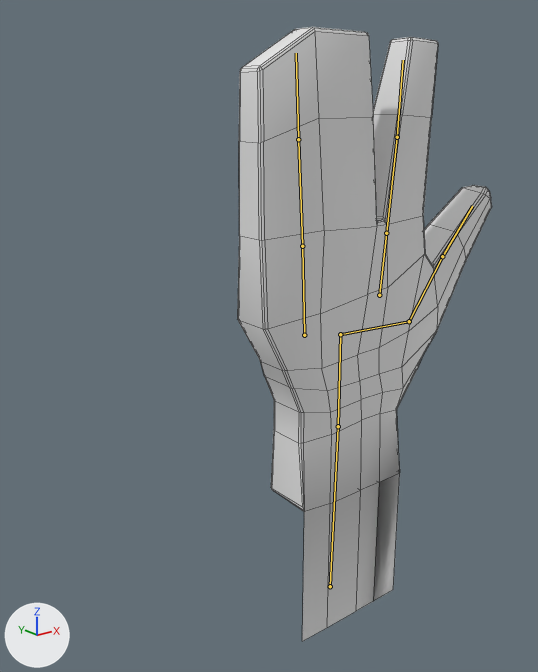
An edit to the Blender file source_mesh/mystic_hand.blend, drawn before and after from the same camera.
One viewpoint serves both versions: a 50 mm lens placed at (-0.04, -0.361, 0.064), pointed at (0.324, 0.095, -0.118). Lighting does not change. The marker at lower left points along +X, +Y and +Z. The bones that bend it are drawn over the model as lines. Mesh edges are drawn as thin lines.

Names of what the first picture shows: 'mystic_hand'.
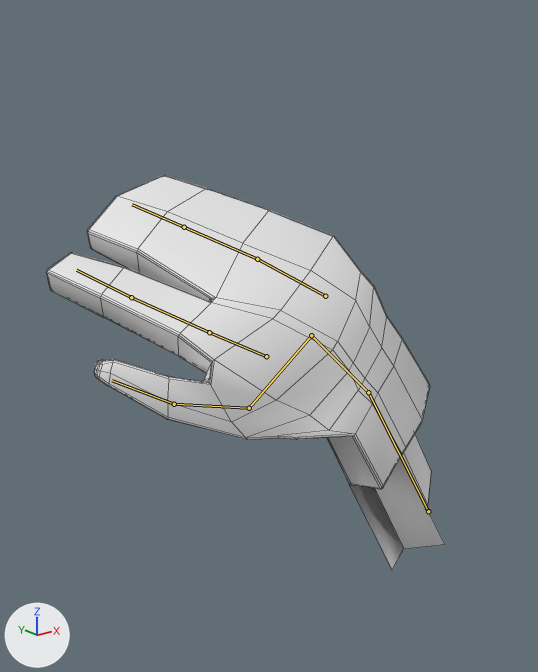
The newer file adds an action. The first version stands in its rest pose; the second is drawn at frame 1 of the action 'arte_0'.

What differs and where, as boxes (x1, y1, x2, y2) in the pictures (538 x 672 px):
```json
{"object": "mystic_hand", "change": "posed", "before": [237, 27, 492, 641], "after": [46, 175, 445, 570], "on screen": "56% wider, 36% shorter"}
{"bone": "Wrist", "before": "(330, 586) to (338, 426)", "after": "(428, 511) to (368, 392)"}
{"bone": "Palm", "before": "(338, 426) to (340, 334)", "after": "(368, 392) to (311, 335)"}
{"bone": "Fingers", "before": "(304, 335) to (302, 246)", "after": "(325, 296) to (257, 259)"}
{"bone": "Fingers.001", "before": "(302, 246) to (298, 139)", "after": "(257, 259) to (184, 227)"}
{"bone": "Finger", "before": "(379, 295) to (386, 233)", "after": "(266, 356) to (209, 332)"}
{"bone": "Finger.001", "before": "(386, 233) to (397, 137)", "after": "(209, 332) to (131, 297)"}
{"bone": "Palm.001", "before": "(340, 334) to (409, 321)", "after": "(311, 335) to (249, 408)"}
{"bone": "Palm.003", "before": "(442, 256) to (472, 206)", "after": "(174, 404) to (112, 380)"}
```

Scene script edits in JSON lines:
```json
{"block": "bone_wrist", "where": "bone_wrist = bpy.data.objects['Armature.001'].pose.bones['Wrist']  # child of 'Root'"}
{"op": "set", "path": "bone_wrist.location", "old": "(0.0, 0.0, 0.0)", "new": "(0.118, 0.024, -0.001)"}
{"op": "set", "path": "bone_wrist.rotation_quaternion", "old": "(1.0, 0.0, 0.0, 0.0)", "new": "(0.096, 0.23, -0.963, 0.099)", "note": "degrees (0, 0, 0) -> degrees (9, -167, 26)"}
{"block": "bone_palm", "where": "bone_palm = bpy.data.objects['Armature.001'].pose.bones['Palm']  # child of 'Wrist'"}
{"op": "set", "path": "bone_palm.rotation_quaternion", "old": "(1.0, 0.0, 0.0, 0.0)", "new": "(0.989, 0.122, 0.022, -0.081)", "note": "degrees (0, 0, 0) -> degrees (14, 4, -9)"}
{"block": "bone_fingers", "where": "bone_fingers = bpy.data.objects['Armature.001'].pose.bones['Fingers']  # child of 'Palm'"}
{"op": "set", "path": "bone_fingers.location", "old": "(0.0, 0.0, 0.0)", "new": "(0.0, 0.001, -0.003)"}
{"op": "set", "path": "bone_fingers.rotation_quaternion", "old": "(1.0, 0.0, 0.0, 0.0)", "new": "(0.962, 0.273, 0.0, 0.0)", "note": "degrees (0, 0, 0) -> degrees (32, 0, 0)"}
{"block": "bone_fingers_001", "where": "bone_fingers_001 = bpy.data.objects['Armature.001'].pose.bones['Fingers.001']  # child of 'Fingers'"}
{"op": "set", "path": "bone_fingers_001.rotation_quaternion", "old": "(1.0, 0.0, 0.0, 0.0)", "new": "(0.997, 0.079, 0.0, 0.0)", "note": "degrees (0, 0, 0) -> degrees (9, 0, 0)"}
{"block": "bone_finger", "where": "bone_finger = bpy.data.objects['Armature.001'].pose.bones['Finger']  # child of 'Palm'"}
{"op": "set", "path": "bone_finger.location", "old": "(0.0, 0.0, 0.0)", "new": "(0.0, -0.002, 0.006)"}
{"op": "set", "path": "bone_finger.rotation_quaternion", "old": "(1.0, 0.0, 0.0, 0.0)", "new": "(0.962, 0.273, 0.0, 0.0)", "note": "degrees (0, 0, 0) -> degrees (32, 0, 0)"}
{"block": "bone_finger_001", "where": "bone_finger_001 = bpy.data.objects['Armature.001'].pose.bones['Finger.001']  # child of 'Finger'"}
{"op": "set", "path": "bone_finger_001.rotation_quaternion", "old": "(1.0, 0.0, 0.0, 0.0)", "new": "(0.996, 0.058, 0.05, 0.039)", "note": "degrees (0, 0, 0) -> degrees (7, 5, 5)"}
{"block": "bone_palm_001", "where": "bone_palm_001 = bpy.data.objects['Armature.001'].pose.bones['Palm.001']  # child of 'Palm'"}
{"op": "set", "path": "bone_palm_001.rotation_quaternion", "old": "(1.0, 0.0, 0.0, 0.0)", "new": "(0.964, 0.264, 0.0, 0.0)", "note": "degrees (0, 0, 0) -> degrees (31, 0, 0)"}
{"block": "bone_palm_003", "where": "bone_palm_003 = bpy.data.objects['Armature.001'].pose.bones['Palm.003']  # child of 'Palm.002'"}
{"op": "set", "path": "bone_palm_003.rotation_quaternion", "old": "(1.0, 0.0, 0.0, 0.0)", "new": "(0.978, -0.003, 0.071, 0.198)", "note": "degrees (0, 0, 0) -> degrees (1, 8, 23)"}
```
